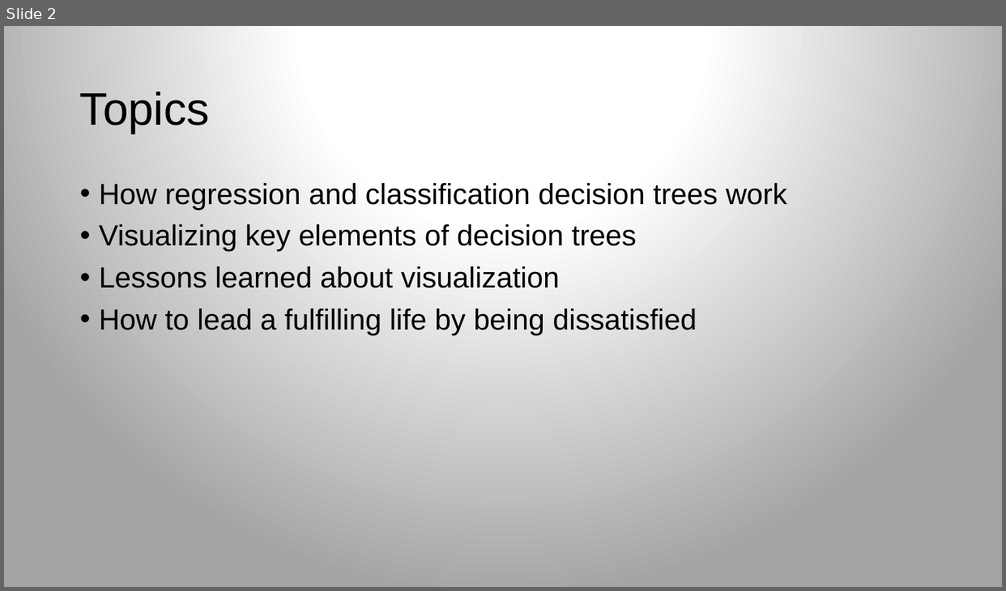
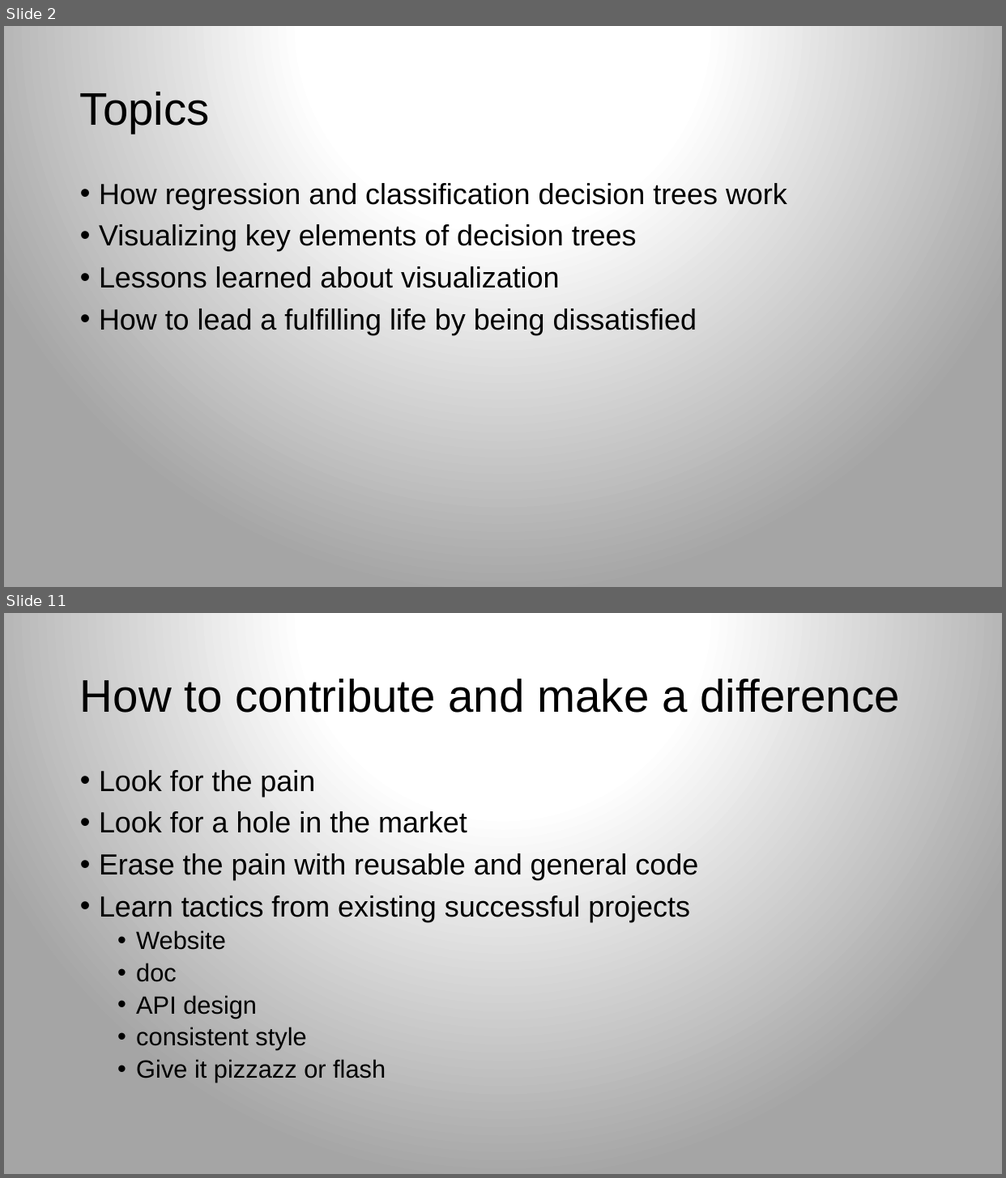
Before and after one commit to rspadim/dtreeviz, a slide deck: talk/dtreeviz.pptx. Shown one above the other, each under a label of ours: slide 2 before the commit, slides 2 and 11 after it; the slides between them are not shown. The pictures are 1006x591 and 1006x1178 pixels, drawn with LibreOffice and Linux fonts; fonts in the diff are those of the drawing; background and template pictures are left out. Boxes give left, top, right and bottom in pixels: in the first picture for what was removed or moved away, otherwise in the second. Text is boxed around its words. In the diff, an @@ line names an element or a change of style, - is before the commit and + after.

```diff
--- a/talk/dtreeviz.pptx
+++ b/talk/dtreeviz.pptx
@@ slide 11 added at [4, 613, 1002, 1174], background gradient #FFFFFF to #A5A5A5 @@
@@ title added at [80, 679, 900, 713], 44 pt, text #000000 @@
+How to contribute and make a difference
@@ text added at [99, 770, 698, 1083], 28 pt, text #000000 @@
+• Look for the pain
+• Look for a hole in the market
+• Erase the pain with reusable and general code
+• Learn tactics from existing successful projects
+  • Website
+  • doc
+  • API design
+  • consistent style
+  • Give it pizzazz or flash
```
Also in this commit, not shown: 1 slide changed, 9 other slides added, 2 other files.
